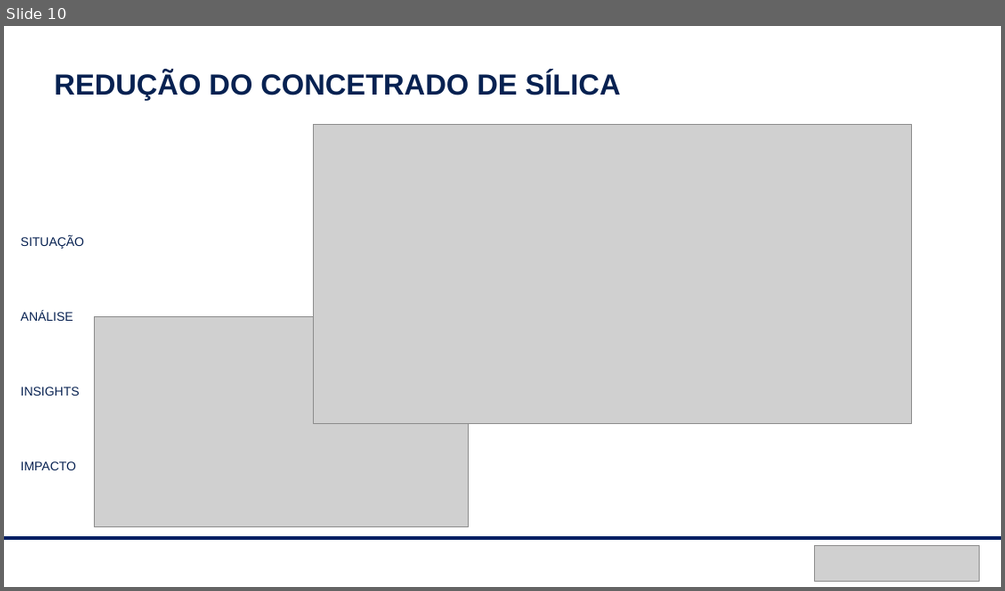
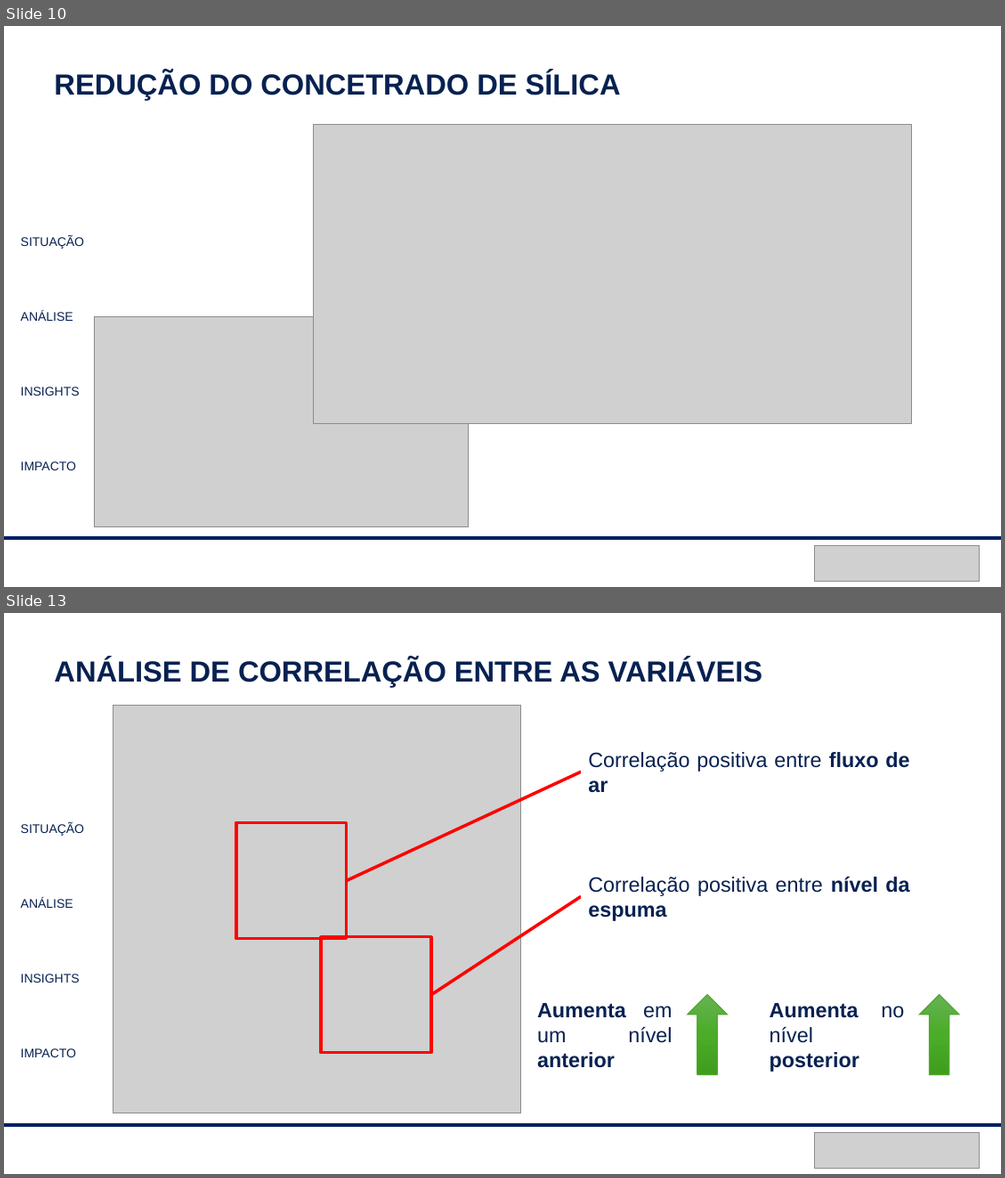
Before and after one commit to peixotoigor/aignosi-internship-datascience-challenge, a slide deck: Apresentacao/EDA_ore_mining.pptx. Shown one above the other, each under a label of ours: slide 10 before the commit, slides 10 and 13 after it; the slides between them are not shown. The pictures are 1005x591 and 1005x1178 pixels, drawn with LibreOffice and Linux fonts; fonts in the diff are those of the drawing; grey boxes stand for pictures. Boxes give left, top, right and bottom in pixels: in the first picture for what was removed or moved away, otherwise in the second. Text is boxed around its words. In the diff, an @@ line names an element or a change of style, - is before the commit and + after.

```diff
--- a/Apresentacao/EDA_ore_mining.pptx
+++ b/Apresentacao/EDA_ore_mining.pptx
@@ slide 13 added at [4,613,1001,1174], background #FFFFFF @@
@@ text added at [54,658,762,687], 28 pt, text #072151, bold @@
+ANÁLISE DE CORRELAÇÃO ENTRE AS VARIÁVEIS
@@ picture added at [113,705,520,1112] @@
@@ line added from (347, 881) to (582, 771), #FF0000 3 pt @@
@@ text added at [588,752,909,793], 20 pt, text #072151 @@
+Correlação positiva entre fluxo de ar
@@ text added at [21,823,84,1057], 12 pt, text #072151 @@
+SITUAÇÃO
+ANÁLISE
+INSIGHTS
+IMPACTO
@@ rectangle added at [235,822,347,938], outline #FF0000 3 pt @@
@@ text added at [588,876,909,921], 20 pt, text #072151 @@
+Correlação positiva entre nível da espuma
@@ line added from (431, 995) to (582, 896), #FF0000 3 pt @@
@@ rectangle added at [321,937,432,1053], outline #FF0000 3 pt @@
@@ text added at [537,1003,672,1068], 20 pt, text #072151, bold @@
+Aumenta em um nível anterior
@@ up arrow added at [688,995,727,1074], fill gradient #66B354 to #4BAD28 to #409F1E, outline #4EA72E 1 pt @@
@@ text added at [769,1003,859,1071], 20 pt, text #072151, bold @@
+Aumenta no nível posterior
@@ up arrow added at [919,995,959,1074], fill gradient #66B354 to #4BAD28 to #409F1E, outline #4EA72E 1 pt @@
@@ line added from (4, 1126) to (1001, 1126), #001F63 3 pt @@
@@ picture added at [815,1132,979,1167] @@
```
Also in this commit, not shown: 4 slides changed, 6 other slides added, 4 slides removed, 1 other file.
